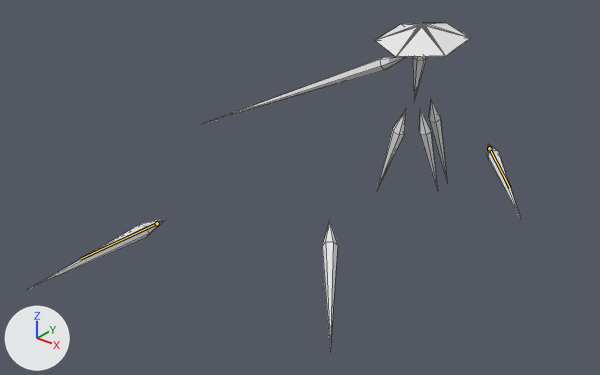
The Blender file Enemies/ClarityDressShards.blend, before and after one commit.
The view is the same before and after, from a 50 mm lens placed at (60.9, -103.9, 46.5), pointed at (-3.1, -23.9, -3.1). Lighting does not change. The marker at lower left points along +X, +Y and +Z. The first picture is the older version. Both versions are drawn at frame 150 of the action 'SingleShardSequence1'; the numbers are the values there. The bones that change are drawn over the model as lines. Mesh edges are drawn as thin lines.

Objects in the first picture: 'Arm', 'BackLeft', 'BackRight', 'FrontLeft', 'FrontRight', 'Hat', 'MiddleLeft', 'MiddleRight' and 1 more.
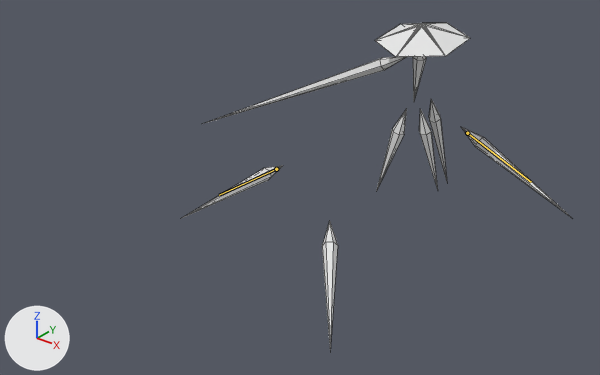
Location of each change, (x1, y1, x2, y2) in pixels of the pictures (600 x 375 px):
'BackRight', posed (26% narrower, 25% shorter)
    before: (30, 219, 165, 289)
    after: (183, 166, 282, 218)
'BackLeft', posed (217% wider, 21% taller)
    before: (487, 144, 521, 219)
    after: (462, 127, 572, 218)
bone 'Back.L', root to tip
    before: (489, 148) to (510, 188)
    after: (467, 133) to (531, 182)
bone 'Back.R', root to tip
    before: (157, 223) to (80, 259)
    after: (276, 169) to (219, 195)

What the commit changed:
Bone 'Back.L' (bone_back_l) moves from (-6.58, 9.35, -2.15) to (-3.98, 6.11, -1.66).
Bone 'Back.L' (bone_back_l) turns from (55, 15, 111) to (15, 22, 60) degrees about its own x, y and z.
Bone 'Back.R' (bone_back_r) moves from (10.9, -0.44, 43.19) to (10.38, 6.49, 20.22).
